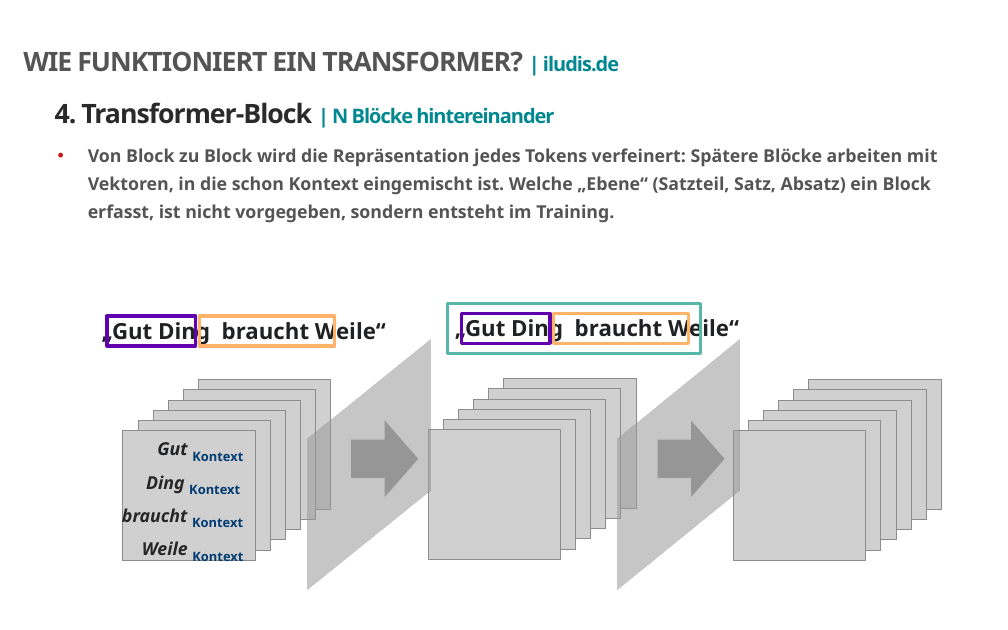
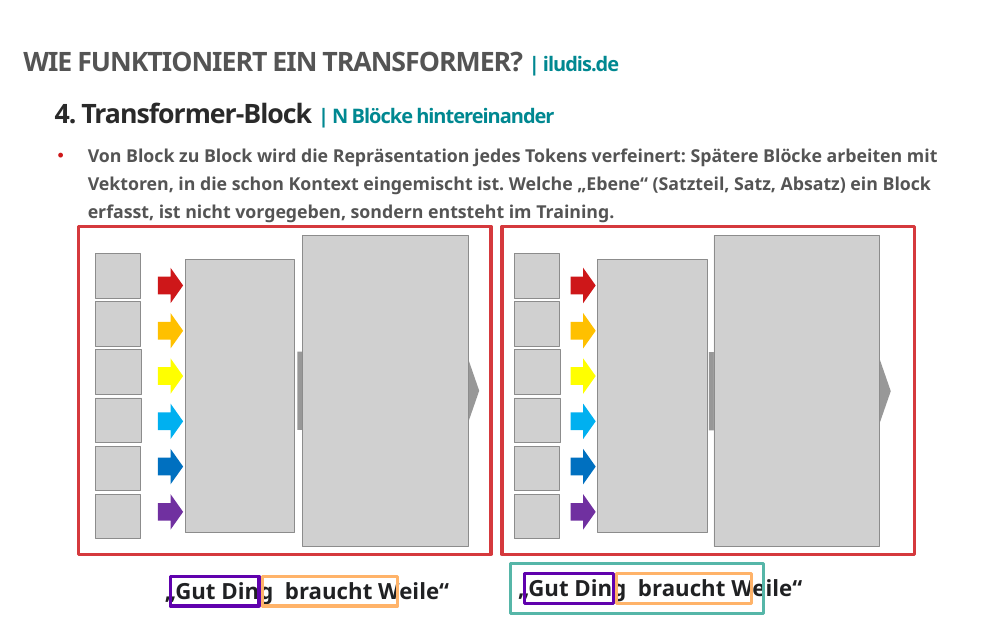
Before and after one commit to iludis52/DQR6_Material, a slide deck: slide 39 of M2a_Transformer/Dokumente/GPT_Vortrag_Version2026_rev.pptx. Drawn at 1008x630 pixels with LibreOffice and Linux fonts; fonts in the diff are those of the drawing; grey boxes stand for pictures; background and template pictures are left out. Boxes give left, top, right and bottom in pixels: in the first picture for what was removed or moved away, otherwise in the second. Text is boxed around its words. In the diff, an @@ line names an element or a change of style, - is before the commit and + after.

```diff
--- a/M2a_Transformer/Dokumente/GPT_Vortrag_Version2026_rev.pptx
+++ b/M2a_Transformer/Dokumente/GPT_Vortrag_Version2026_rev.pptx
@@ group added at bbox=[78, 226, 914, 554]: 16 right arrows, 4 pictures, 2 rectangles @@
@@ picture: place and size @@
-picture at bbox=[198, 379, 331, 509]
+picture at bbox=[95, 254, 140, 298]
@@ rotation 180 to 0 degrees in 5 elements at bbox=[514, 494, 559, 539], bbox=[95, 494, 140, 539], bbox=[95, 302, 140, 346], bbox=[514, 254, 559, 298], bbox=[514, 302, 559, 346] @@
@@ rotation 0 to 180 degrees in 5 elements at bbox=[514, 446, 559, 490], bbox=[514, 398, 560, 442], bbox=[514, 350, 560, 394], bbox=[95, 398, 141, 442], bbox=[95, 350, 141, 394] @@
@@ rectangle removed at bbox=[196, 386, 542, 544] @@
@@ rectangle removed at bbox=[506, 386, 852, 544] @@
@@ picture: place and size @@
-picture at bbox=[153, 410, 286, 540]
+picture at bbox=[95, 446, 140, 490]
@@ right arrow removed at bbox=[351, 421, 418, 498] @@
@@ right arrow removed at bbox=[658, 421, 725, 498] @@
@@ group removed at bbox=[733, 379, 941, 560]: 6 pictures @@
@@ group removed at bbox=[122, 442, 243, 565]: 4 texts @@
-Gut Kontext
-Ding Kontext
-braucht Kontext
-Weile Kontext
@@ 5 rectangles, 2 texts: place and size @@
-5 rectangles, 2 texts at bbox=[102, 303, 739, 354]
+5 rectangles, 2 texts at bbox=[165, 563, 802, 614]
```
Also in this commit, not shown: 9 other slides changed, 22 other files.
